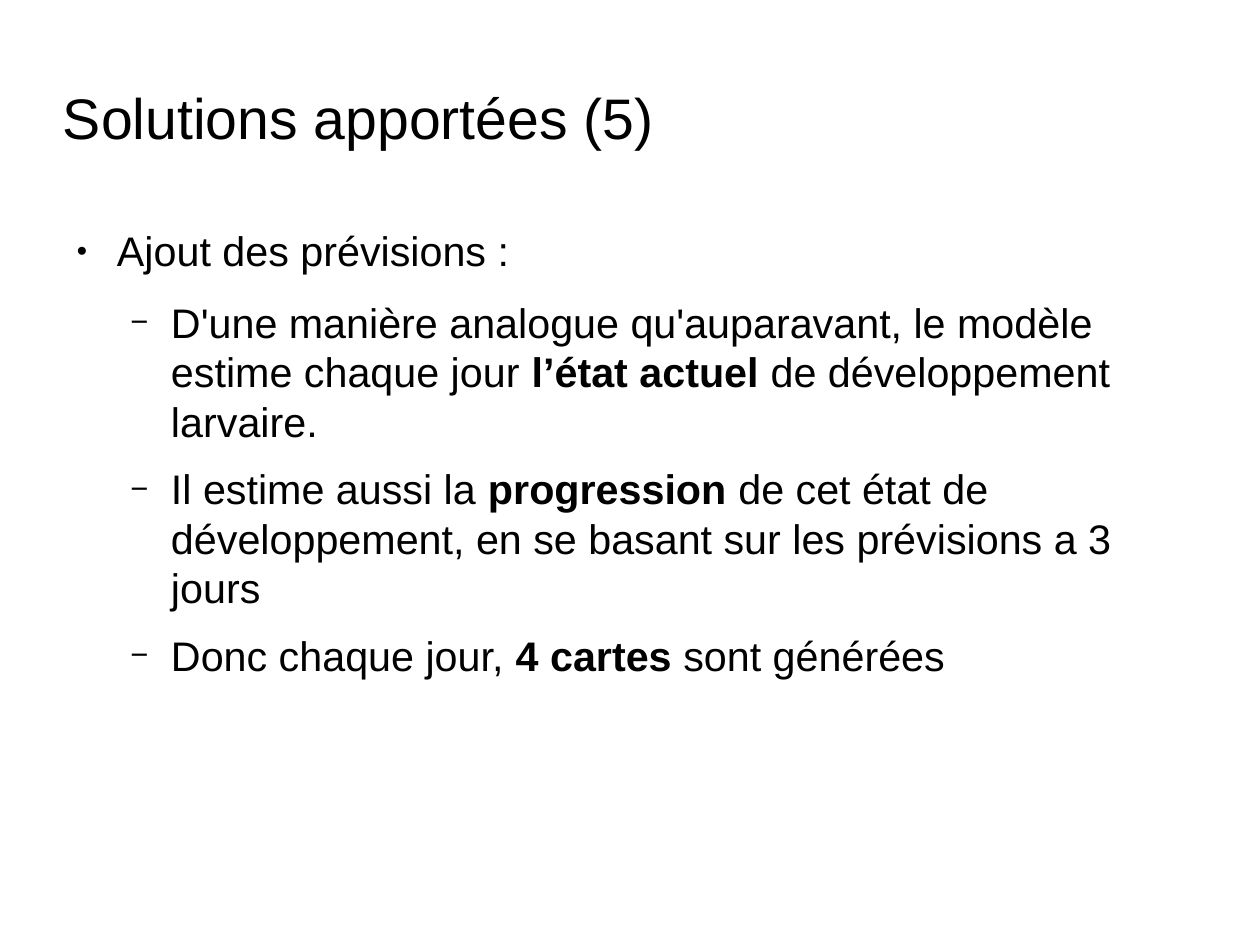
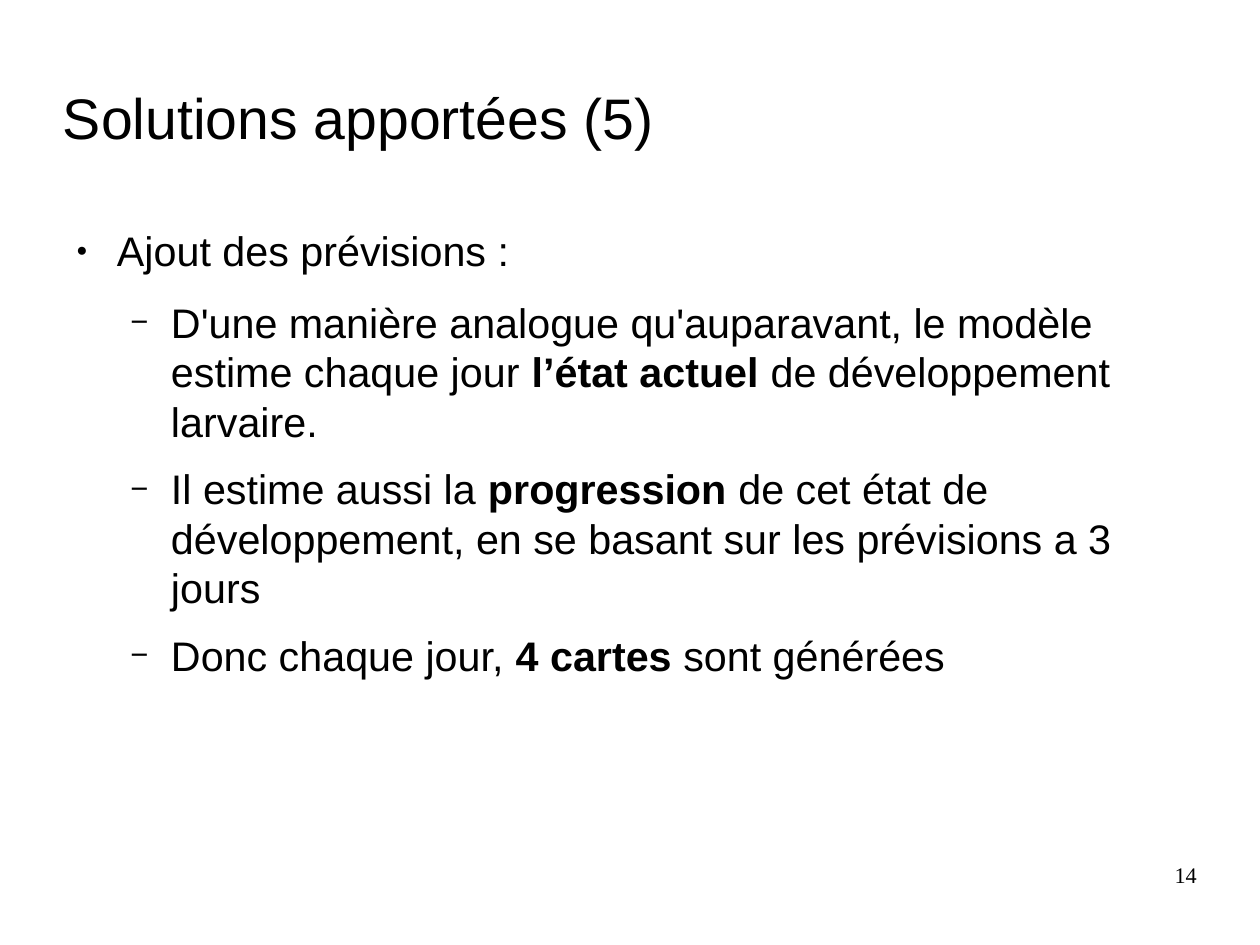
Before and after one commit to nesta7/designProject, a slide deck: slide 14 of presentation_6_juin_Broc.odp. Drawn at 1260x945 pixels with LibreOffice and Linux fonts; fonts in the diff are those of the drawing; background and template pictures are left out. Boxes give left, top, right and bottom in pixels: in the first picture for what was removed or moved away, otherwise in the second. Text is boxed around its words. In the diff, an @@ line names an element or a change of style, - is before the commit and + after.

```diff
--- a/presentation_6_juin_Broc.odp
+++ b/presentation_6_juin_Broc.odp
@@ page number added at bbox=[1175, 868, 1197, 883], 14 pt, text #000000 @@
+14
```
Also in this commit, not shown: 15 other slides changed, 1 other file.
